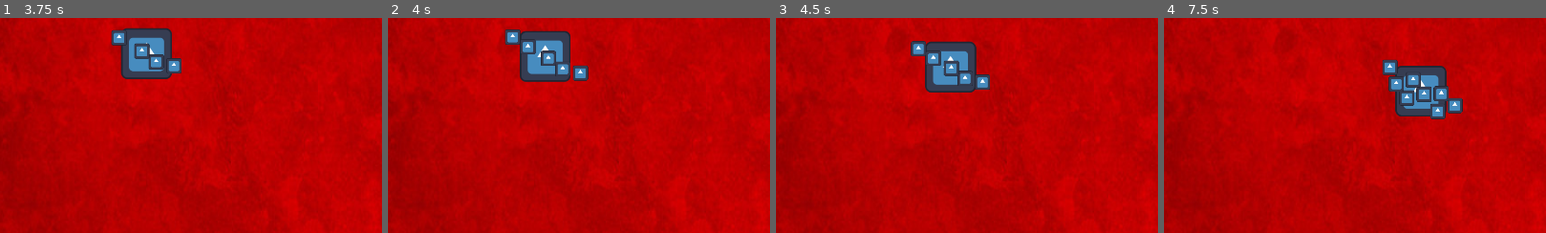
Above: before the commit, frames 1-4 (left to right).
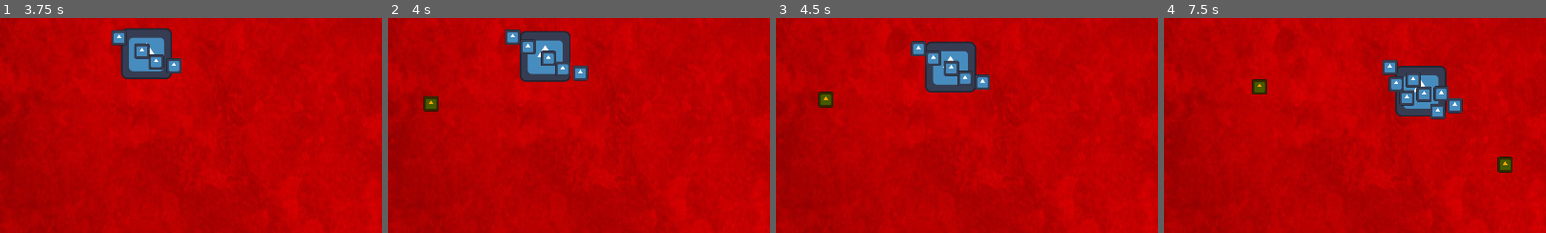
Above: after the commit, the same moments.

Repository: Boris14/GMTKGameJam2024
Game: Godot game, scene res://Scenes/Main.tscn
The game is run twice, just before and just after one commit, with the same random seed, the same clock (stepped at 60 frames per second) and the same inputs. The engine's default icon, where the game draws it, is replaced by a stand-in: a white triangle on a blue panel in a dark square.
Inputs (mouse positions are % of the whole screen's width and height, from its top left):
- Up to frame 1 (3.75 s): tap Enter (ui_accept) at 0.5, 0.77, 1.52, 3.02 s; move the mouse to (72, 45) at 0.52 s; click (72, 45) at 0.67 s; move the mouse to (30, 55) at 1.27 s; click (30, 55) at 1.42 s; move the mouse to (60, 28) at 2.02 s; click (60, 28) at 2.17 s; move the mouse to (45, 70) at 2.77 s; click (45, 70) at 2.92 s; move the mouse to (80, 65) at 3.52 s; click (80, 65) at 3.67 s
- Up to frame 2 (4 s): tap Enter (ui_accept) at 3.77 s
- Up to frame 3 (4.5 s): move the mouse to (20, 35) at 4.27 s; click (20, 35) at 4.42 s
- Up to frame 4 (7.5 s): tap Enter (ui_accept) at 4.52, 6.02, 6.77 s; move the mouse to (55, 50) at 5.02 s; click (55, 50) at 5.17 s; move the mouse to (35, 25) at 5.77 s; click (35, 25) at 5.92 s; move the mouse to (72, 45) at 6.52 s; click (72, 45) at 6.67 s; move the mouse to (30, 55) at 7.27 s; click (30, 55) at 7.42 s
The pictures show only the part of the screen within x 6-56%, y 18-68%; the shares and areas given below are measured in that part.

Frame 1 is identical in both runs. In frame 2, 0.3% of the frame differs, in the area x 9-14%, y 36-44%; in frame 3, 0.3%; in frame 4, 0.6%, in the area x 23-92%, y 28-72%.

Commit message:
enemies and flocking merge

Diff:
--- a/Scenes/Bacterium.tscn
+++ b/Scenes/Bacterium.tscn
@@ -6,7 +6,7 @@
 [sub_resource type="CircleShape2D" id="CircleShape2D_7r5fa"]
 radius = 14.1421
 
-[node name="Bacterium" type="CharacterBody2D"]
+[node name="Bacterium" type="CharacterBody2D" groups=["bacterium"]]
 script = ExtResource("1_r1wcf")
 
 [node name="Sprite2D" type="Sprite2D" parent="."]
--- a/Scenes/Enemy/enemy.tscn
+++ b/Scenes/Enemy/enemy.tscn
@@ -4,6 +4,7 @@
 [ext_resource type="Texture2D" uid="uid://d1tncnbn0mc5v" path="res://Assets/icon.svg" id="1_cfkou"]
 
 [sub_resource type="CircleShape2D" id="CircleShape2D_0ngu5"]
+radius = 1.0
 
 [node name="Enemy" type="CharacterBody2D"]
 script = ExtResource("1_bugk0")
--- a/Scenes/Main.tscn
+++ b/Scenes/Main.tscn
@@ -1,6 +1,7 @@
-[gd_scene load_steps=3 format=3 uid="uid://cypu6v8555nk4"]
+[gd_scene load_steps=4 format=3 uid="uid://cypu6v8555nk4"]
 
 [ext_resource type="Texture2D" uid="uid://dfg4rybeg3mei" path="res://Assets/360_F_297455425_lNivJ7rm7LPLuApu3jx36L02PeLllDxN.jpg" id="1_c1gtc"]
+[ext_resource type="PackedScene" uid="uid://cdesohqtr0jpy" path="res://Scenes/Enemy/enemy_spawner.tscn" id="3_4guve"]
 [ext_resource type="PackedScene" uid="uid://2am0ed8ir5co" path="res://Scenes/Bacteria.tscn" id="3_kpg0x"]
 
 [node name="Node2D" type="Node2D"]
@@ -12,3 +13,5 @@
 
 [node name="Bacteria" parent="." instance=ExtResource("3_kpg0x")]
 position = Vector2(0, -2)
+
+[node name="EnemySpawner" parent="." instance=ExtResource("3_4guve")]
--- a/Scripts/Enemy/EnemySpawner.gd
+++ b/Scripts/Enemy/EnemySpawner.gd
@@ -15,8 +15,8 @@
 	"Shooter": 10,
 	"AOE": 15,
 	"Tank": 15,
-	"Absorber": 10,
-	"Freezer": 20
+	"Absorber": 100,
+	"Freezer":10
 }
 
 var total_spawn_chance: int = 0
@@ -24,6 +24,7 @@
 var time_to_next_spawn: float = 0.0
 
 func _ready():
+	randomize()
 	# Calculate total spawn chance
 	for chance in spawn_chances.values():
 		total_spawn_chance += chance
--- a/Scripts/Enemy/FreezerEnemy.gd
+++ b/Scripts/Enemy/FreezerEnemy.gd
@@ -51,4 +51,4 @@
 			slow_bacterium(b, delta)
 
 func slow_bacterium(bacterium, delta):
-	bacterium.speed = max(20, bacterium.speed * 0.9 *delta)
+	bacterium.max_speed = max(20, bacterium.max_speed * 0.9 *delta)
--- a/project.godot
+++ b/project.godot
@@ -21,6 +21,10 @@
 window/size/viewport_height=1080
 window/stretch/mode="viewport"
 
+[global_group]
+
+bacterium=""
+
 [rendering]
 
 renderer/rendering_method="gl_compatibility"
